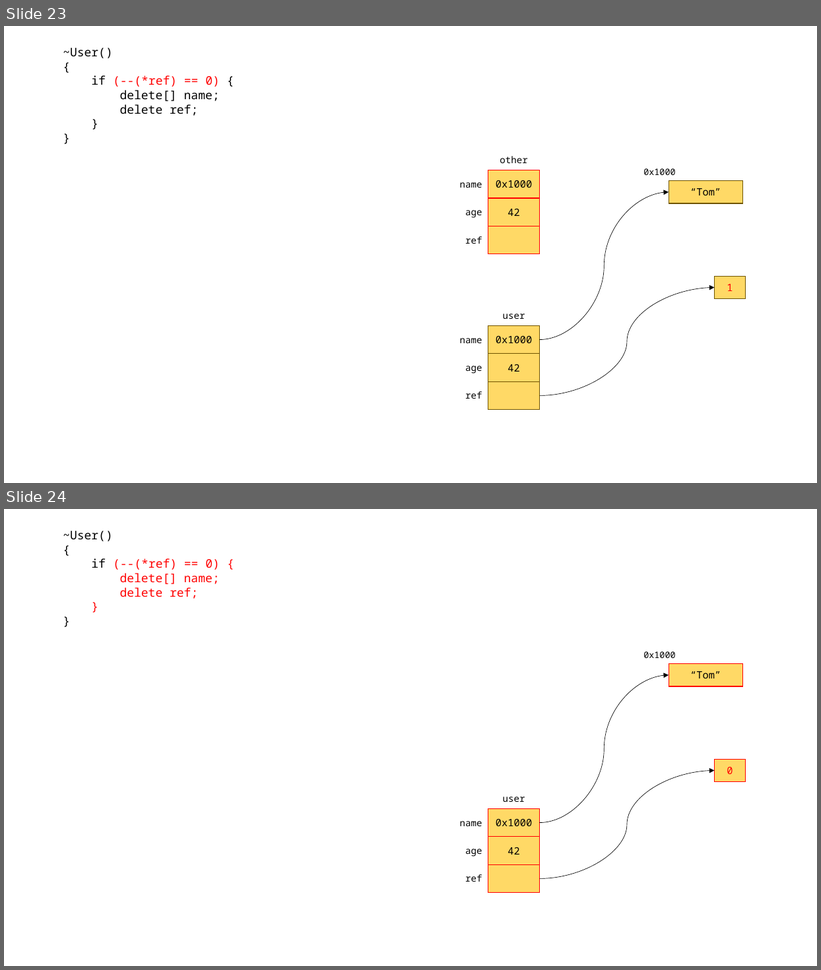
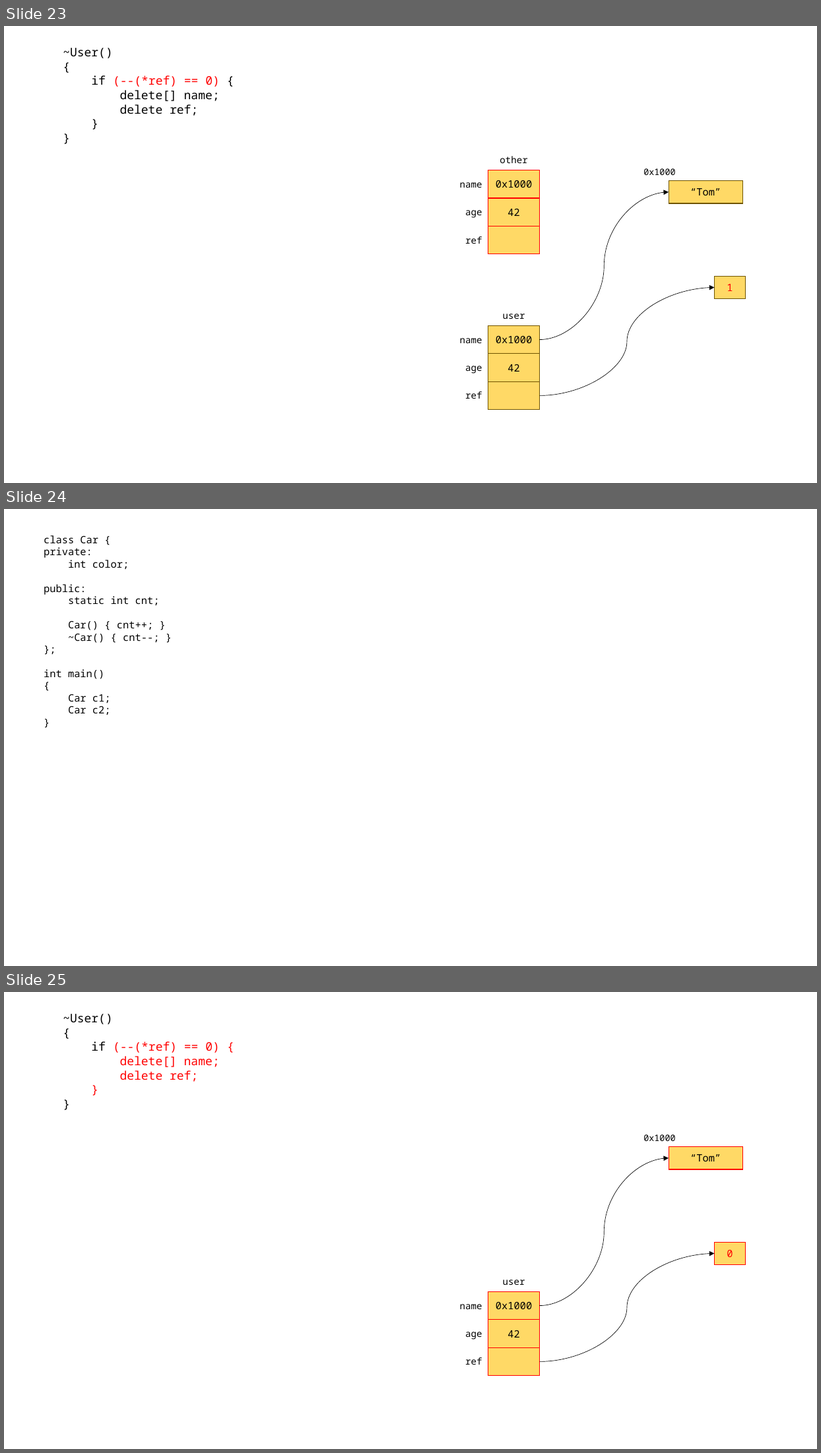
Before and after one commit to loopinf/hyundai_230612, a slide deck: 230612.pptx. Shown one above the other, each under a label of ours: slides 23 and 24 before the commit, slides 23, 24 and 25 after it. The pictures are 821x970 and 821x1453 pixels, drawn with LibreOffice and Linux fonts; fonts in the diff are those of the drawing. Boxes give left, top, right and bottom in pixels: in the first picture for what was removed or moved away, otherwise in the second. Text is boxed around its words. In the diff, an @@ line names an element or a change of style, - is before the commit and + after.

```diff
--- a/230612.pptx
+++ b/230612.pptx
@@ slide 24 added at (4, 509, 817, 966), background #FFFFFF @@
@@ text added at (44, 535, 160, 715), 12 pt, text #000000 @@
+class Car {
+private:
+int color;
+public:
+static int cnt;
+Car() { cnt++; }
+~Car() { cnt--; }
+};
+int main()
+{
+Car c1;
+Car c2;
+}
@@ what was slide 24 is now slide 25 @@
```
